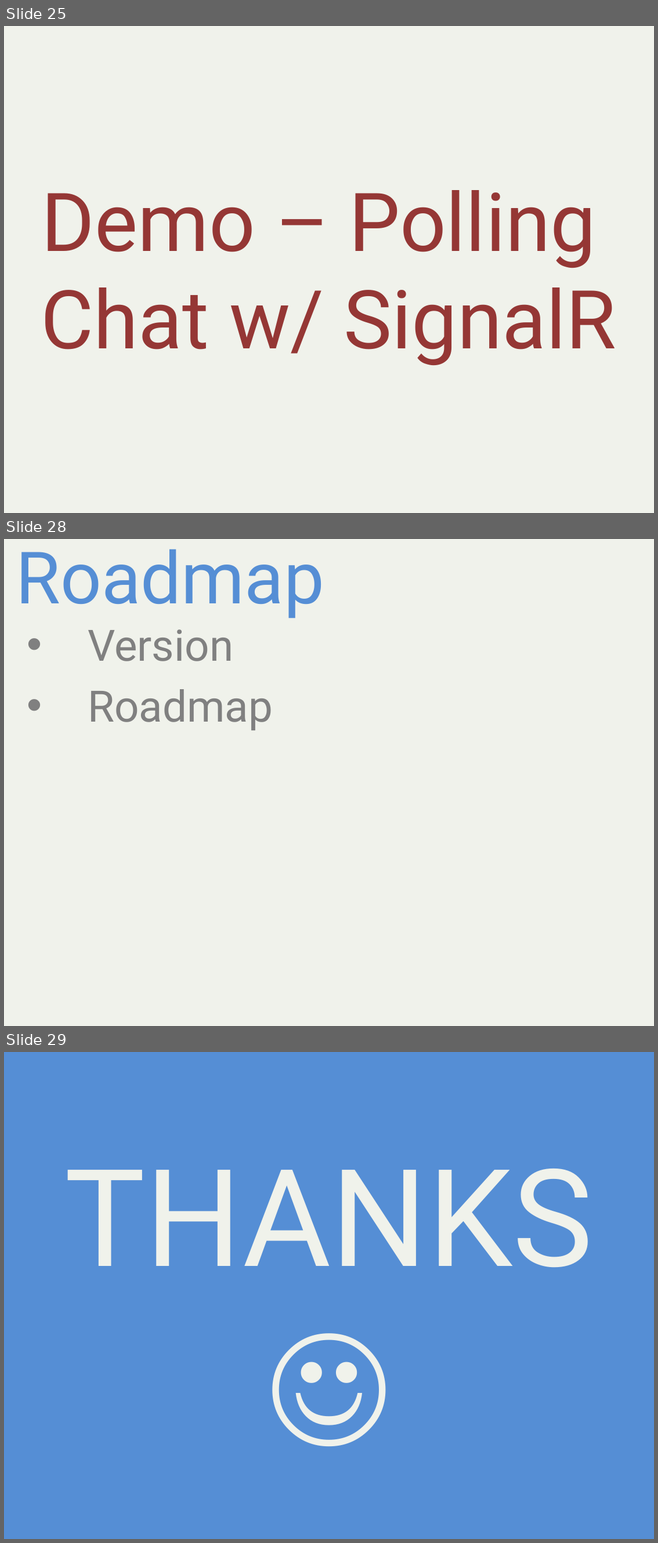
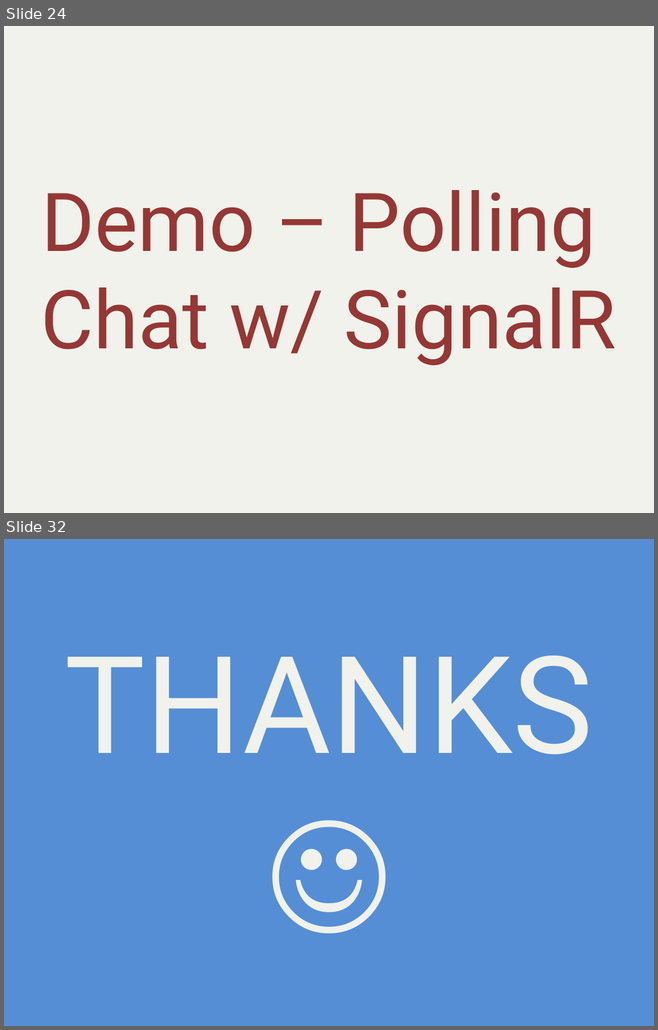
Before and after one commit to alani/Talks, a slide deck: SignalR-Intro/SignalRIntro.pptx. Shown one above the other, each under a label of ours: slides 25, 28 and 29 before the commit, slides 24 and 32 after it; the slides between them are not shown. The pictures are 658x1543 and 658x1030 pixels, drawn with LibreOffice and Linux fonts; fonts in the diff are those of the drawing. Boxes give left, top, right and bottom in pixels: in the first picture for what was removed or moved away, otherwise in the second. Text is boxed around its words. In the diff, an @@ line names an element or a change of style, - is before the commit and + after.

```diff
--- a/SignalR-Intro/SignalRIntro.pptx
+++ b/SignalR-Intro/SignalRIntro.pptx
@@ slide 28 removed at (4, 539, 654, 1026), background #F0F2EB @@
@@ title removed at (16, 549, 325, 618) @@
-Roadmap
@@ subtitle removed at (88, 629, 273, 730) @@
-• Version
-• Roadmap
@@ what was slide 25 is now slide 24 @@
@@ what was slide 29 is now slide 32 @@
```
Also in this commit, not shown: 6 slides changed, 14 slides added, 9 other slides removed, 7 other files.
